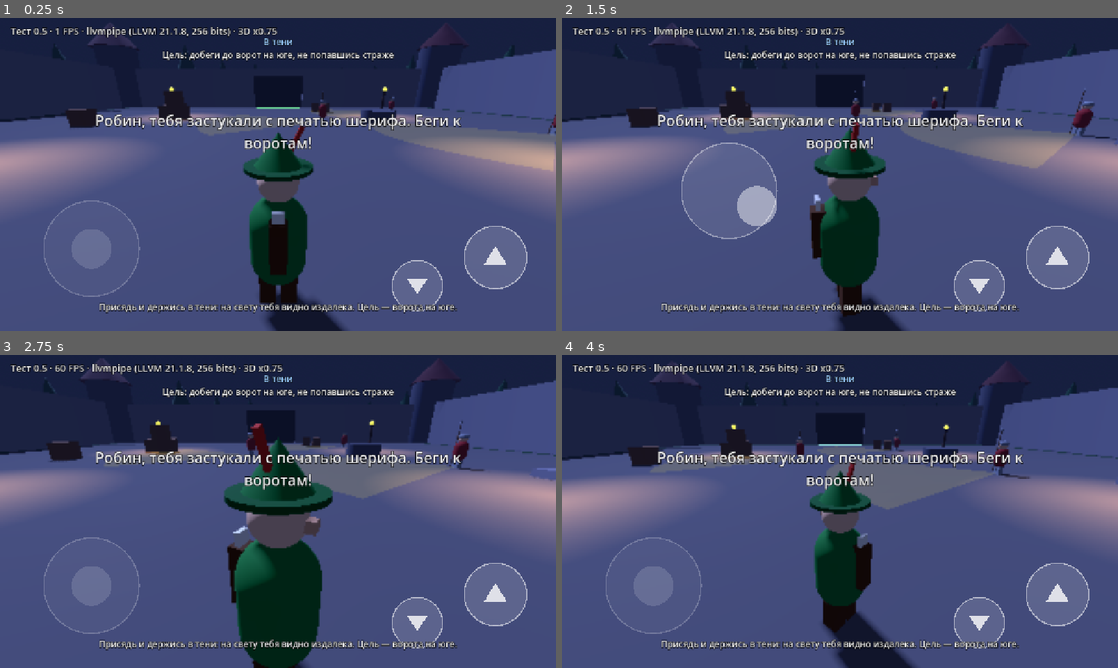
Above: before the commit, frames 1-4 (two rows, left to right).
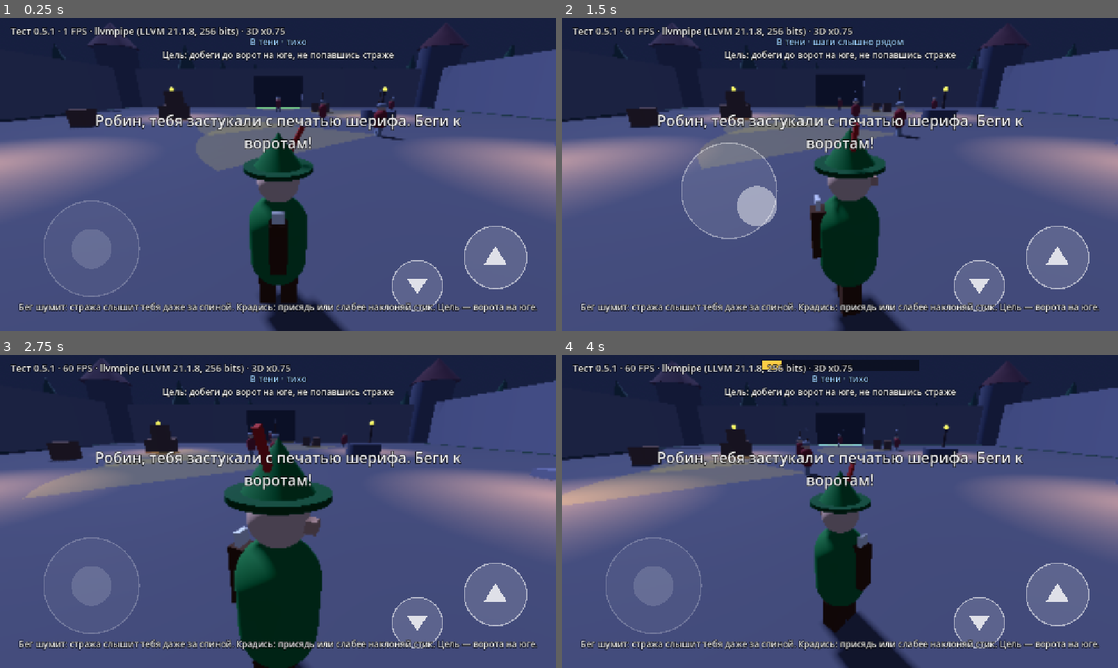
Above: after the commit, the same moments.

Repository: anon-anonymnyy/Robin-hood-game-
Game: Godot game, scene res://main.tscn
The game is run twice, just before and just after one commit, with the same random seed, the same clock (stepped at 60 frames per second) and the same inputs.
Inputs (mouse positions are in pixels of both pictures, inside the frame that each line leads up to):
- Up to frame 1 (0.25 s): no input
- Up to frame 2 (1.5 s): move the mouse to (962, 158) at 0.52 s; click (962, 158) at 0.67 s; drag from (728, 190) to (812, 237) at 1.27 s
- Up to frame 3 (2.75 s): move the mouse to (333, 442) at 2.02 s; click (333, 442) at 2.17 s
- Up to frame 4 (4 s): drag from (812, 574) to (673, 464) at 2.77 s; move the mouse to (1006, 558) at 3.52 s; click (1006, 558) at 3.67 s

The runs differ from the first frame. In frame 1, 6.8% of the frame differs, in the area x 3-100%, y 2-95%; in frame 2, 7.4%; in frame 3, 6.4%; in frame 4, 7.9%, in the area x 0-97%, y 1-95%.

Commit message:
Add files via upload

Diff:
--- a/guard.gd
+++ b/guard.gd
@@ -109,10 +109,17 @@
 		return
 
 	var rate := _detect()
+	var heard := _hear()
 	if rate > 0.0:
 		suspicion = minf(suspicion + rate * delta, 1.0)
 		_last_seen = player.global_position
 		_lost_timer = 0.0
+	elif heard > 0.0 and state != State.ALERT:
+		# Только слышит: идёт проверять шум, но тревогу поднимает лишь увидев Робина.
+		_last_seen = player.global_position
+		suspicion = maxf(suspicion, minf(suspicion + heard * delta, 0.9))
+		_lost_timer = 0.0
+		_investigate_t = maxf(_investigate_t, 2.5)
 	else:
 		_lost_timer += delta
 		if state != State.ALERT and _lost_timer > 0.6 and _investigate_t <= 0.0:
@@ -269,6 +276,19 @@
 	return _steer(d.normalized(), delta)
 
 
+# Слух: чем ближе и громче шаги Робина, тем быстрее растёт подозрение (от 0.4 до 1.6 в секунду).
+func _hear() -> float:
+	var r: float = player.noise_radius()
+	if r <= 0.0:
+		return 0.0
+	var dx: float = player.global_position.x - global_position.x
+	var dz: float = player.global_position.z - global_position.z
+	var dist := sqrt(dx * dx + dz * dz)
+	if dist > r:
+		return 0.0
+	return lerpf(0.4, 1.6, clampf(1.0 - dist / r, 0.0, 1.0))
+
+
 # Скорость набора подозрения: 0 — не видит, иначе от 0.5 (далеко) до 2.2 (вплотную) в секунду.
 func _detect() -> float:
 	var eye := global_position + Vector3(0.0, 1.5, 0.0)
--- a/hud.gd
+++ b/hud.gd
@@ -30,6 +30,7 @@
 var _msg_time: float = 0.0
 var suspicion: float = 0.0
 var _lit: bool = false
+var _noise: int = -1
 
 
 # Холст, на котором рисуются джойстик и кнопки.
@@ -57,7 +58,7 @@
 
 	_hint = Label.new()
 	_hint.horizontal_alignment = HORIZONTAL_ALIGNMENT_CENTER
-	_hint.text = "Присядь и держись в тени: на свету тебя видно издалека. Цель — ворота на юге."
+	_hint.text = "Бег шумит: стража слышит тебя даже за спиной. Крадись: присядь или слабее наклоняй стик. Цель — ворота на юге."
 	_style_label(_hint, 20)
 	add_child(_hint)
 	get_tree().create_timer(14.0).timeout.connect(_hint.hide)
@@ -85,16 +86,20 @@
 	suspicion = v
 
 
-func set_lit(b: bool) -> void:
-	if b == _lit and _light.text != "":
+func set_state(lit: bool, noise: int) -> void:
+	if lit == _lit and noise == _noise and _light.text != "":
 		return
-	_lit = b
-	if b:
-		_light.text = "На свету: тебя видно издалека"
-		_light.add_theme_color_override("font_color", Color(1.0, 0.75, 0.35))
-	else:
-		_light.text = "В тени"
-		_light.add_theme_color_override("font_color", Color(0.6, 0.8, 1.0))
+	_lit = lit
+	_noise = noise
+	var words := "На свету" if lit else "В тени"
+	var sound := "тихо"
+	if noise == 1:
+		sound = "шаги слышно рядом"
+	elif noise == 2:
+		sound = "ШУМНО: слышно издалека"
+	_light.text = words + " · " + sound
+	var warm := lit or noise == 2
+	_light.add_theme_color_override("font_color", Color(1.0, 0.75, 0.35) if warm else Color(0.6, 0.8, 1.0))
 
 
 func set_objective(text: String) -> void:
@@ -142,7 +147,7 @@
 
 func _process(delta: float) -> void:
 	var vp := _vp()
-	_info.text = "Тест 0.5 · %d FPS · %s · 3D x%.2f" % [int(Engine.get_frames_per_second()), RenderingServer.get_video_adapter_name(), get_viewport().scaling_3d_scale]
+	_info.text = "Тест 0.5.1 · %d FPS · %s · 3D x%.2f" % [int(Engine.get_frames_per_second()), RenderingServer.get_video_adapter_name(), get_viewport().scaling_3d_scale]
 	_hint.position = Vector2(0.0, vp.y - 70.0)
 	_hint.size = Vector2(vp.x, 40.0)
 	_light.position = Vector2(0.0, 40.0)
--- a/main.gd
+++ b/main.gd
@@ -50,7 +50,7 @@
 			var s: float = g.suspicion
 			worst = maxf(worst, s)
 	_hud.set_suspicion(worst)
-	_hud.set_lit(_player.is_lit())
+	_hud.set_state(_player.is_lit(), _player.noise_level())
 
 
 func _on_look_moved(rel: Vector2) -> void:
@@ -106,7 +106,8 @@
 
 func _spawn_guards() -> void:
 	var routes: Array = [
-		[Vector3(-16.0, 0.0, -2.0), Vector3(16.0, 0.0, -2.0)],
+		[Vector3(-6.0, 0.0, -2.0), Vector3(16.0, 0.0, -2.0), Vector3(-16.0, 0.0, -2.0)],
+		[Vector3(0.0, 0.0, 15.5), Vector3(0.0, 0.0, 21.0)],
 		[Vector3(-4.0, 0.0, 4.0), Vector3(4.0, 0.0, 4.0), Vector3(4.0, 0.0, 11.0), Vector3(-4.0, 0.0, 11.0)],
 		[Vector3(-14.0, 0.0, 13.5), Vector3(14.0, 0.0, 13.5), Vector3(14.0, 0.0, 19.5), Vector3(-14.0, 0.0, 19.5)],
 	]
--- a/player.gd
+++ b/player.gd
@@ -118,6 +118,28 @@
 	return v
 
 
+# Шум шагов для интерфейса: 0 — тихо, 1 — шаги слышно рядом, 2 — бег слышно издалека.
+func noise_level() -> int:
+	var sp := Vector2(velocity.x, velocity.z).length()
+	if sp < 0.3 or crouching:
+		return 0
+	if sp < 3.4:
+		return 1
+	return 2
+
+
+# Радиус (в метрах), в котором стражник слышит Робина.
+func noise_radius() -> float:
+	var sp := Vector2(velocity.x, velocity.z).length()
+	if sp < 0.3:
+		return 0.0
+	if crouching:
+		return 0.0
+	if sp < 3.4:
+		return 5.0
+	return 11.0
+
+
 func respawn(pos: Vector3) -> void:
 	global_position = pos
 	velocity = Vector3.ZERO
